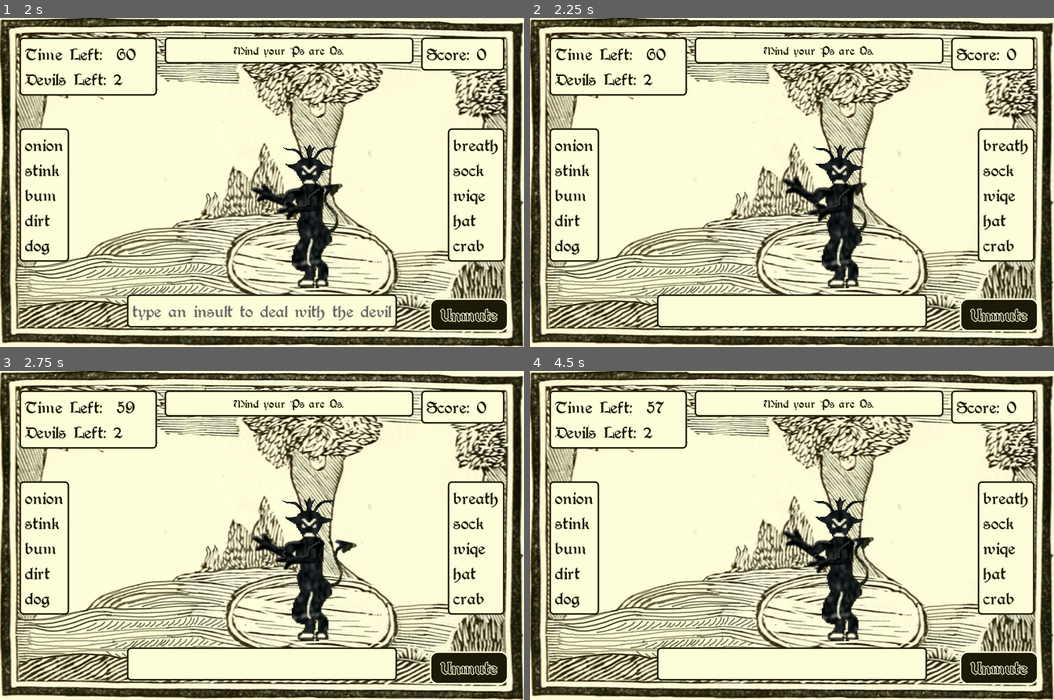
Above: before the commit, frames 1-4 (two rows, left to right).
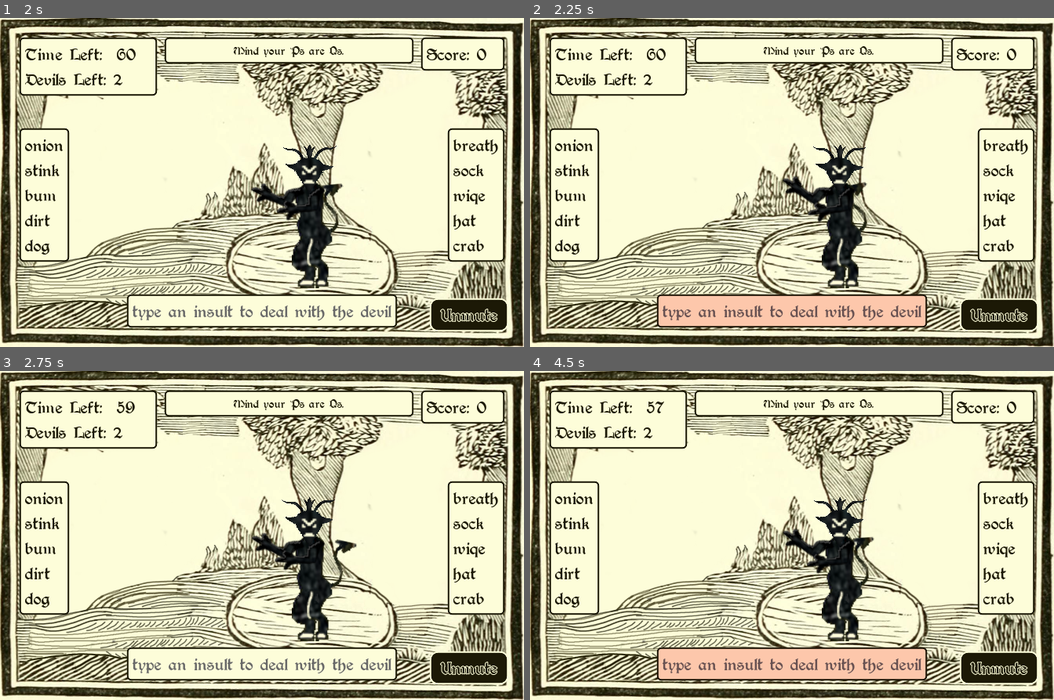
Above: after the commit, the same moments.

Repository: hoodscott/psareqs
Game: Godot game, scene res://scenes/Game.tscn
The game is run twice, just before and just after one commit, with the same random seed, the same clock (stepped at 60 frames per second) and the same inputs. Sound files missing from this copy of the repository are replaced by a short silence.
Inputs:
- Up to frame 1 (2 s): click "Start Game" at 0.5 s; click "Ps are Qs" at 1.25 s
- Up to frame 2 (2.25 s): tap Enter at 2 s; hold Right (ui_right) from 2.03 s (still down); tap Backspace at 2.1 s
- Up to frame 3 (2.75 s): keep holding Right (ui_right)
- Up to frame 4 (4.5 s): release Right (ui_right) at 2.78 s; hold Down (ui_down) 2.78-3.53 s; tap Backspace at 2.85, 3.8, 4.35 s; hold Right (ui_right) 3.53-4.28 s; tap Z at 3.6 s; hold Up (ui_up) from 4.28 s (still down)

Frame 1 is identical in both runs. In frame 2, 4.6% of the frame differs, in the area x 24-76%, y 84-94%; in frame 3, 0.7%; in frame 4, 4.6%.

Commit message:
Delete key can trigger sound/animation

Diff:
--- a/scenes/Game.gd
+++ b/scenes/Game.gd
@@ -176,12 +176,16 @@
             else:
               UI.incorrect_letter(letter)
         elif event.scancode == KEY_BACKSPACE:
-          player.delete_character()
-          if not player.is_prefix_complete():
-            for prefix in prefixes:
-              prefix.current = false
-          UI.update_prefix_list(prefixes)
-          UI.update_typed(player.get_word())
+          if player.get_word().length() > 0:
+            UI.AudioManager.play_correct_letter()
+            player.delete_character()
+            if not player.is_prefix_complete():
+              for prefix in prefixes:
+                prefix.current = false
+            UI.update_prefix_list(prefixes)
+            UI.update_typed(player.get_word())
+          else:
+            UI.incorrect_letter("")
 
 
 func is_focus_event(event: InputEventKey) -> bool:
